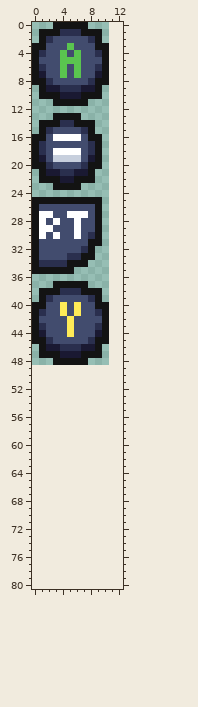
Sprite sheet, stored at Assets/Materials/UI/Input Buttons/UI_Button_Xbox.png. Above: the version before the commit.
The file is 11x49 pixels. The old version is drawn lined up with the new one, on the new canvas.
And afterwards:
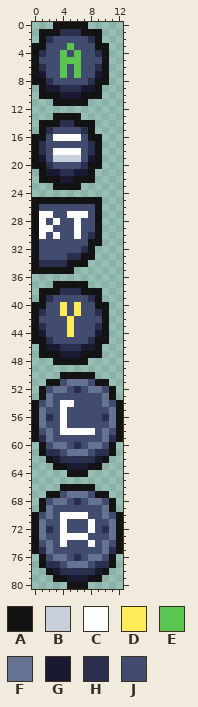
Palette (. is transparent): A #131313  B #c7cfdd  C #ffffff  D #ffeb57  E #5ac54f  F #657392  G #1a1932  H #2a2f4e  J #424c6e
Change:
canvas 11x49 -> 13x81
y 50: x 4..8 ..... -> AAAAA
y 51: x 2..10 ......... -> AAJFFFJAA
y 52: x 1..11 ........... -> AJFFJHJFFJA
y 53: x 1..11 ........... -> AFJJJJJJJFA
y 54: x 0..12 ............. -> AJFJCCJJJJFJA
y 55: x 0..12 ............. -> AFJJCJJJJJJFA
y 56: x 0..12 ............. -> AFHJCJJJJJHFA
y 57: x 0..12 ............. -> AFJJCJJJJJJFA
y 58: x 0..12 ............. -> AJFJCCCCCJFJA
y 59: x 0..12 ............. -> AHFJJJJJJJFHA
y 60: x 1..11 ........... -> AJFFJHJFFJA
y 61: x 1..11 ........... -> AHHJFFFJHHA
y 62: x 2..10 ......... -> AGHHHHHGA
y 63: x 3..9 ....... -> AAGGGAA
y 64: x 5..7 ... -> AAA
y 66: x 4..8 ..... -> AAAAA
y 67: x 2..10 ......... -> AAJFFFJAA
y 68: x 1..11 ........... -> AJFFJHJFFJA
y 69: x 1..11 ........... -> AFJJJJJJJFA
y 70: x 0..12 ............. -> AJFJCCCCJJFJA
y 71: x 0..12 ............. -> AFJJCJJJCJJFA
y 72: x 0..12 ............. -> AFHJCJJJCJHFA
y 73: x 0..12 ............. -> AFJJCCCCJJJFA
y 74: x 0..12 ............. -> AJFJCJJJCJFJA
y 75: x 0..12 ............. -> AHFJJJJJJJFHA
y 76: x 1..11 ........... -> AJFFJHJFFJA
y 77: x 1..11 ........... -> AHHJFFFJHHA
y 78: x 2..10 ......... -> AGHHHHHGA
y 79: x 3..9 ....... -> AAGGGAA
y 80: x 5..7 ... -> AAA
Where, in picture pixels (left, top, right, bottom), the same in both pictures:
added: (32, 372, 123, 589)
